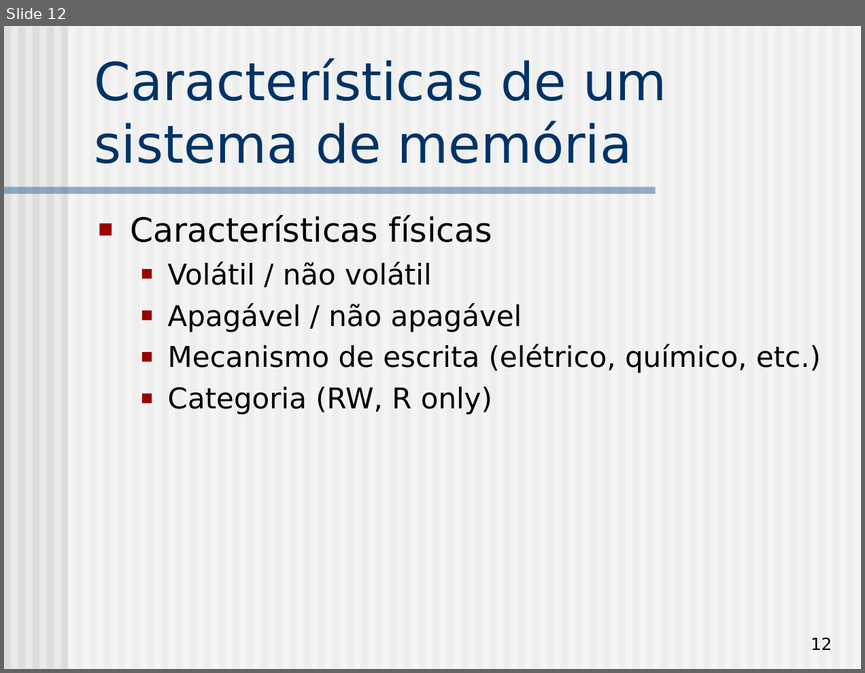
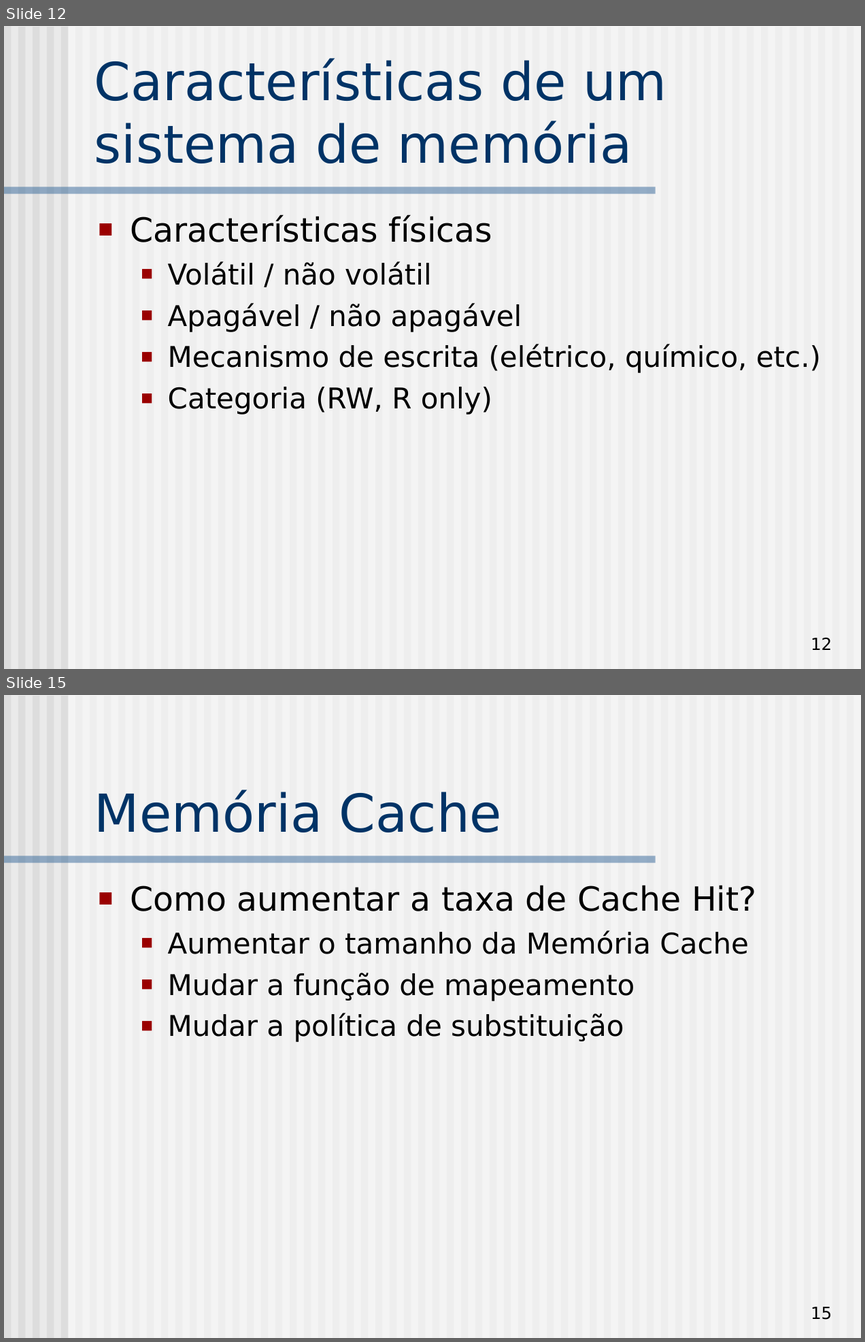
Before and after one commit to simoesusp/SSC0511-Organizacao-de-Computadores-Digitais, a slide deck: Memoria.ppt. Shown one above the other, each under a label of ours: slide 12 before the commit, slides 12 and 15 after it; the slides between them are not shown. The pictures are 865x673 and 865x1342 pixels, drawn with LibreOffice and Linux fonts; fonts in the diff are those of the drawing. Boxes give left, top, right and bottom in pixels: in the first picture for what was removed or moved away, otherwise in the second. Text is boxed around its words. In the diff, an @@ line names an element or a change of style, - is before the commit and + after.

```diff
--- a/Memoria.ppt
+++ b/Memoria.ppt
@@ slide 15 added at bbox=[4, 695, 861, 1338], background #EAEAEA; not listed: 62 template elements that a slide beside it also shows @@
@@ title added at bbox=[94, 790, 502, 832], 44 pt, text #003366 @@
+Memória Cache
@@ text added at bbox=[130, 885, 757, 1042], 24 pt, text #000000 @@
+■ Como aumentar a taxa de Cache Hit?
+  ■ Aumentar o tamanho da Memória Cache
+  ■ Mudar a função de mapeamento
+  ■ Mudar a política de substituição
@@ page number added at bbox=[810, 1306, 832, 1319], 14 pt, text #000000 @@
+15
```
Also in this commit, not shown: 1 slide changed, 13 other slides added.
